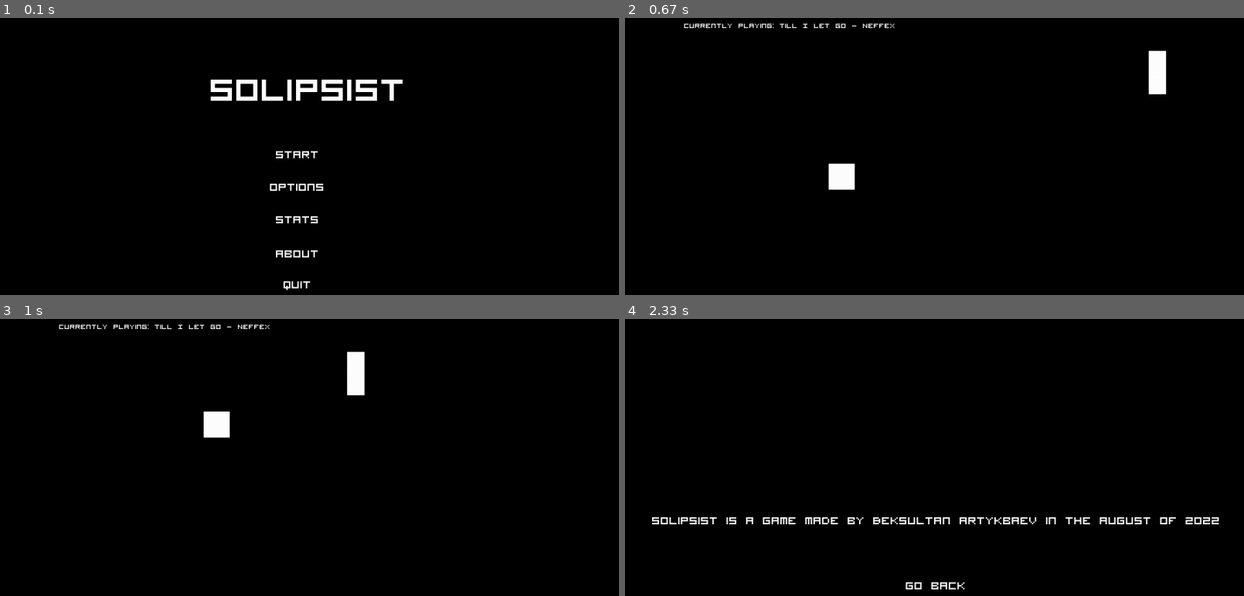
Above: before the commit, frames 1-4 (two rows, left to right).
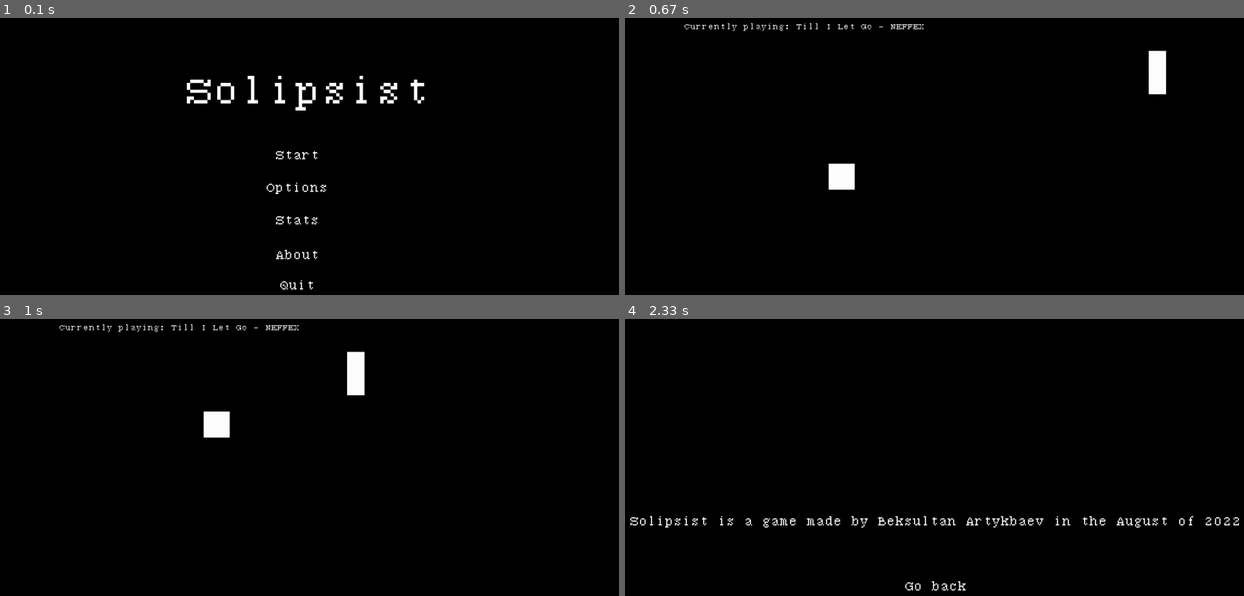
Above: after the commit, the same moments.

Repository: Vazno/Solipsist
Game: pygame game, started from main.py
The game is run twice, just before and just after one commit, with the same random seed, the same clock (stepped at 60 frames per second) and the same inputs.
Inputs (mouse positions are in pixels of both pictures, inside the frame that each line leads up to):
- Up to frame 1 (0.1 s): no input
- Up to frame 2 (0.67 s): click "Start" at 0.38 s
- Up to frame 3 (1 s): click (154, 510) at 0.72 s
- Up to frame 4 (2.33 s): click (outside the picture) at 1.05 s; click "Start" at 1.38 s; click (946, 557) at 2.22 s

The runs differ from the first frame. In frame 1, 2.8% of the frame differs, in the area x 30-69%, y 20-99%; in frame 2, 0.5%; in frame 3, 0.5%; in frame 4, 2.0%.

Commit message:
tried to fix buildozer

Diff:
--- a/settings.json
+++ b/settings.json
@@ -11,7 +11,7 @@
             0
         ],
         "FULL_SCREEN": true,
-        "FONT": "fonts\\visitor2.ttf",
+        "FONT": "fonts\\712_serif.ttf",
         "FONT_COLOR": [
             255,
             255,
--- a/utils.py
+++ b/utils.py
@@ -4,7 +4,6 @@
 import sys
 import threading
 from sys import platform as _sys_platform
-
 
 def platform():
     if "ANDROID_ARGUMENT" in os.environ:
Binary file added: fonts/712_serif.ttf
Binary file removed: fonts/visitor2.ttf
Not shown, changed: buildozer.spec
